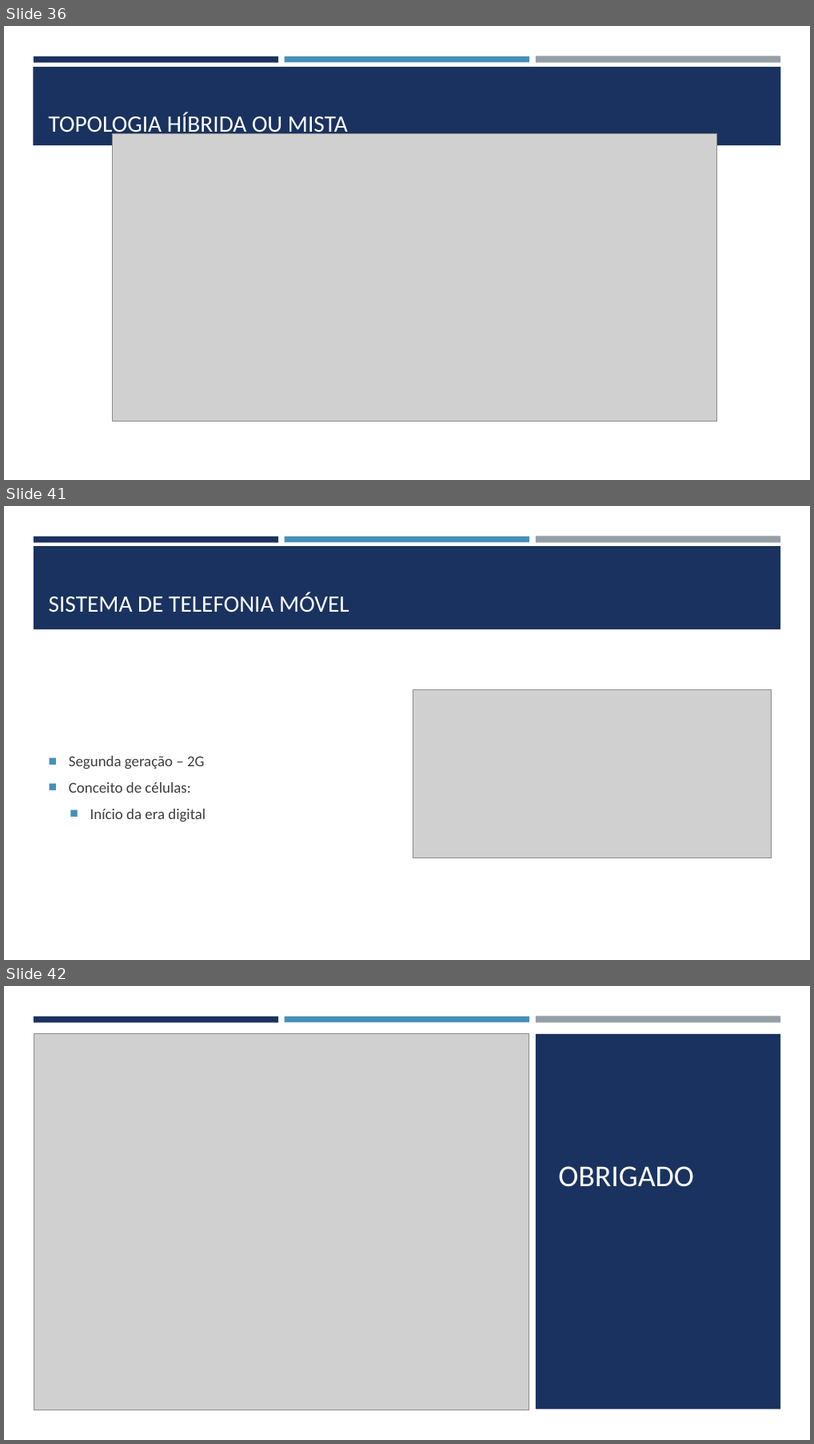
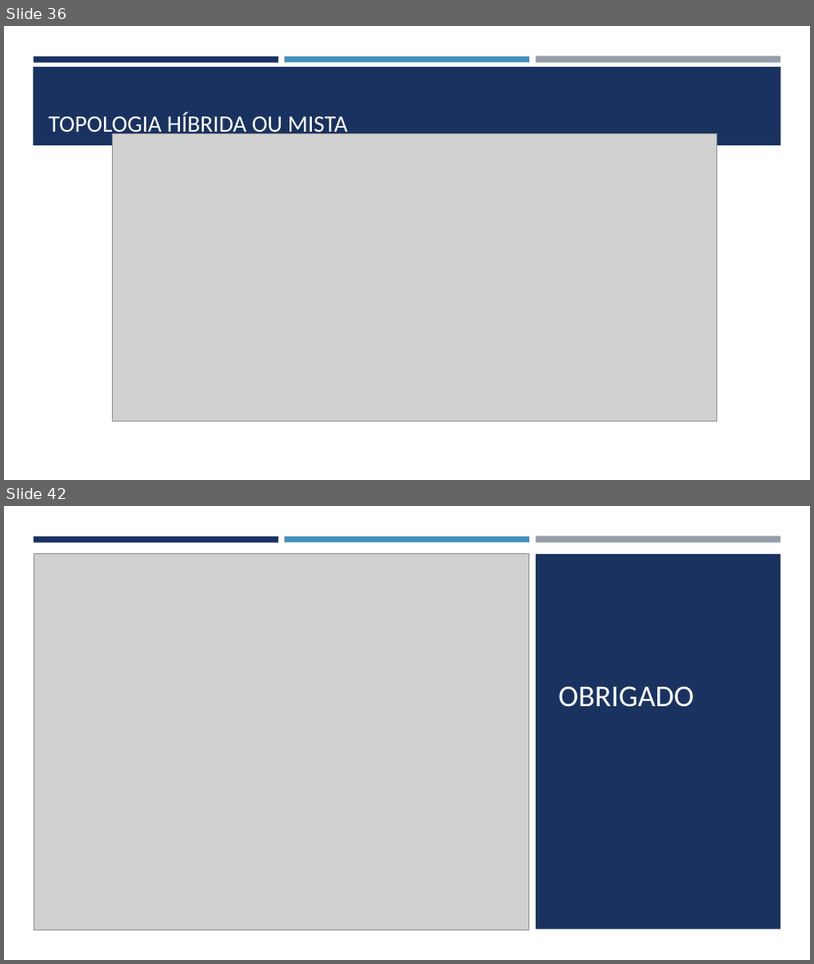
Before and after one commit to joelteixeiradacunha/aulas_php_mysql, a slide deck: Redes/REDES DE COMPUTADORES.pptx. Shown one above the other, each under a label of ours: slides 36, 41 and 42 before the commit, slides 36 and 42 after it; the slides between them are not shown. The pictures are 814x1444 and 814x964 pixels, drawn with LibreOffice and Linux fonts; fonts in the diff are those of the drawing; grey boxes stand for pictures. Boxes give left, top, right and bottom in pixels: in the first picture for what was removed or moved away, otherwise in the second. Text is boxed around its words. In the diff, an @@ line names an element or a change of style, - is before the commit and + after.

```diff
--- a/Redes/REDES DE COMPUTADORES.pptx
+++ b/Redes/REDES DE COMPUTADORES.pptx
@@ slide 41 removed at bbox=[4, 506, 810, 960], background #FFFFFF; not listed: 3 template elements that a slide beside it also shows @@
@@ rectangle removed at bbox=[34, 546, 782, 629] @@
@@ title removed at bbox=[49, 592, 350, 612] @@
-SISTEMA DE TELEFONIA MÓVEL
@@ picture removed at bbox=[414, 690, 772, 857] @@
@@ text removed at bbox=[69, 756, 206, 821] @@
-■ Segunda geração – 2G
-■ Conceito de células:
-  ■ Início da era digital
```
Also in this commit, not shown: 1 slide changed, 4 slides added, 3 other slides removed.
